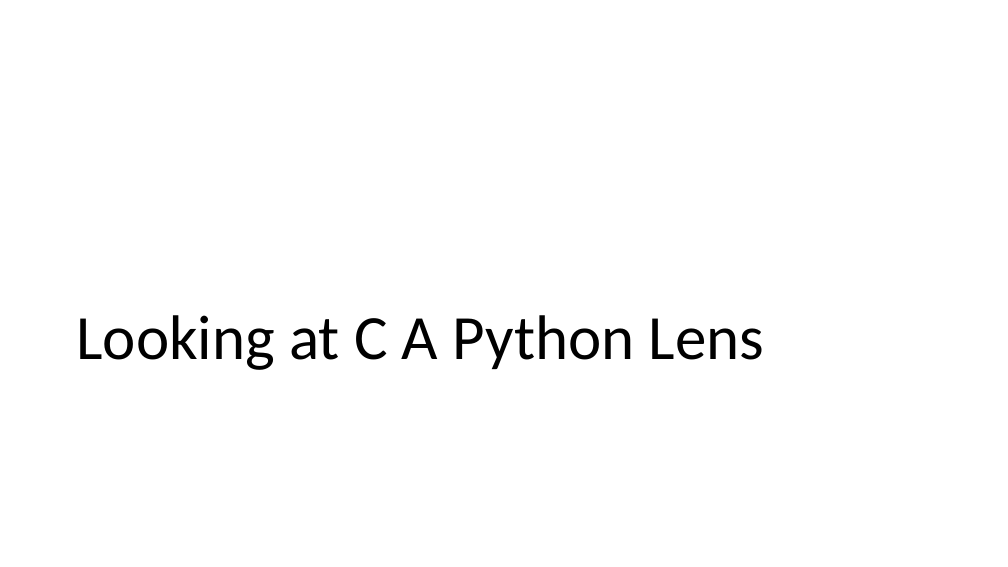
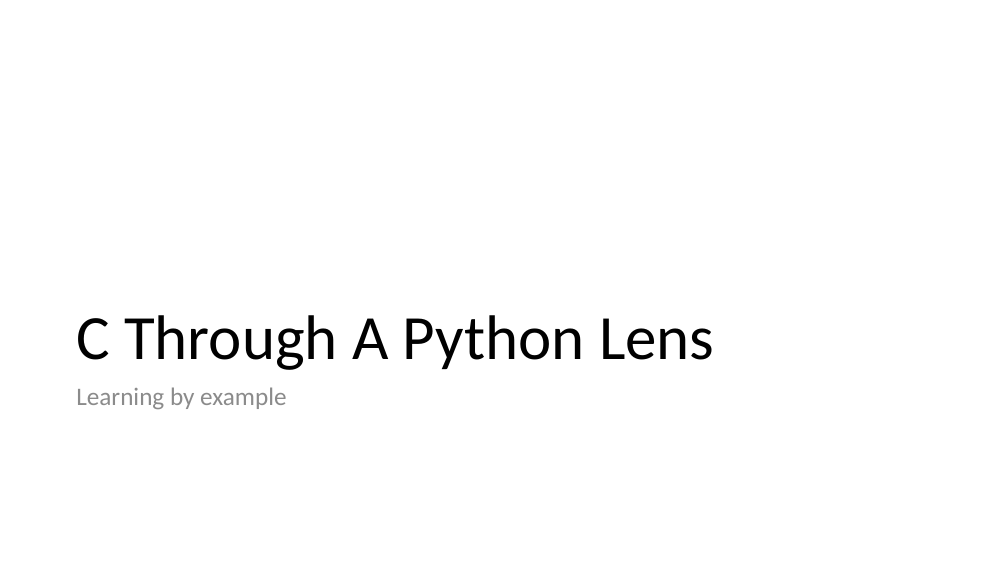
Before and after one commit to csev/cc4e, a slide deck: slide 5 of lectures/CC-02-Python.pptx. Drawn at 1008x567 pixels with LibreOffice and Linux fonts; fonts in the diff are those of the drawing. Boxes give left, top, right and bottom in pixels: in the first picture for what was removed or moved away, otherwise in the second. Text is boxed around its words. In the diff, an @@ line names an element or a change of style, - is before the commit and + after.

```diff
--- a/lectures/CC-02-Python.pptx
+++ b/lectures/CC-02-Python.pptx
@@ title at bbox=[76, 315, 714, 370]: text changed @@
-Looking at C A Python Lens
+C Through A Python Lens
@@ text added at bbox=[76, 387, 286, 409], 24 pt, text #8C8C8C @@
+Learning by example
```
Also in this commit, not shown: 2 other slides changed, 2 other files.
